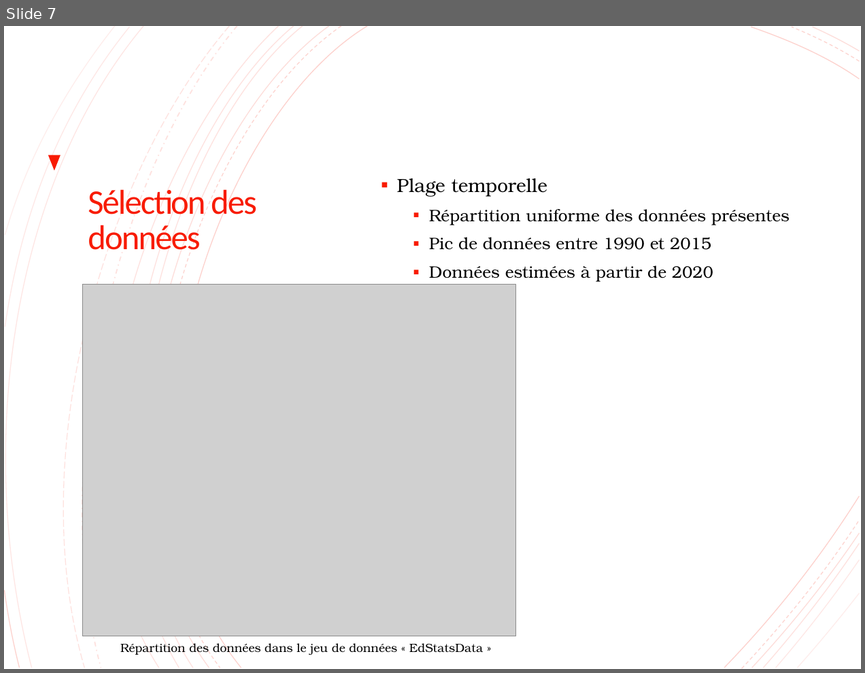
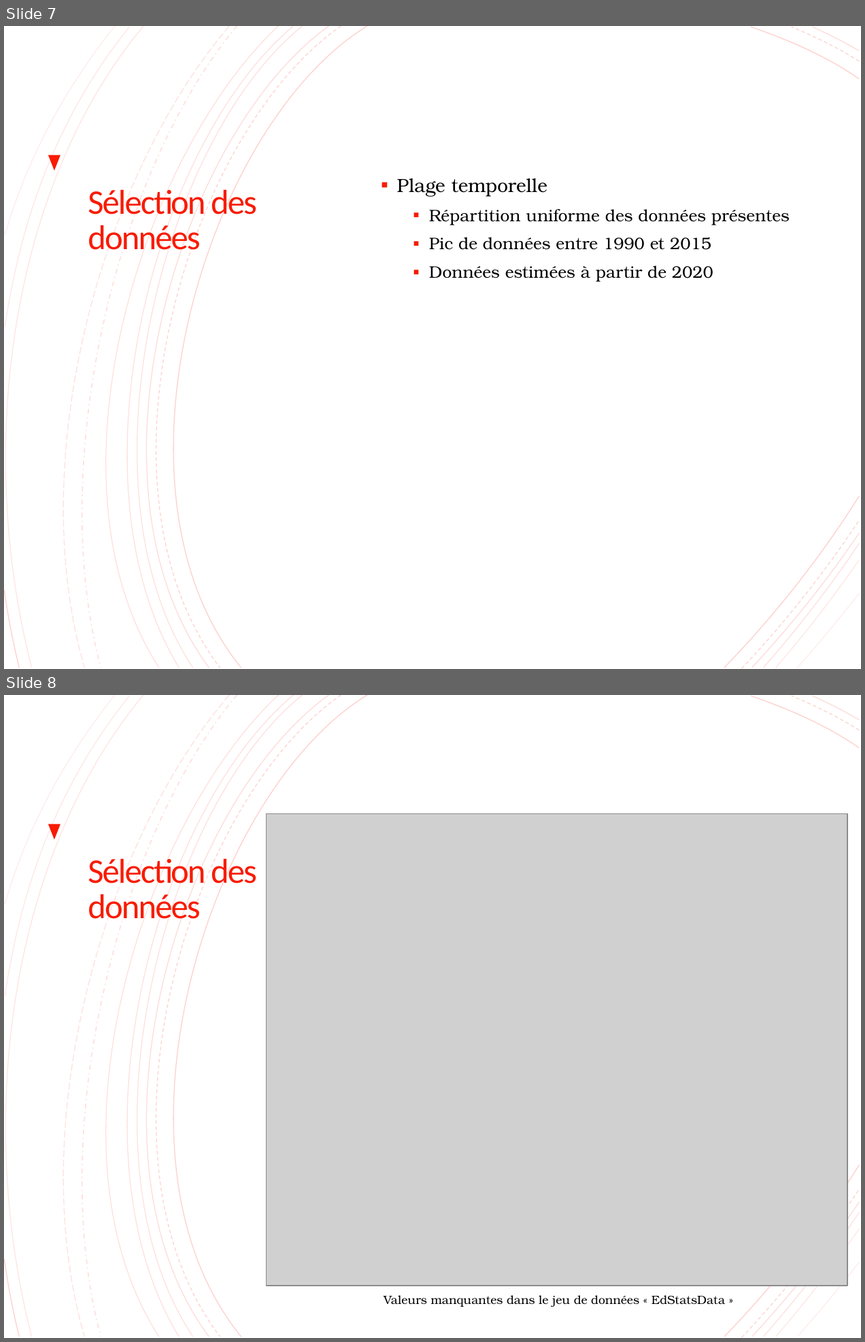
Before and after one commit to lalende/OpenClassRooms-Certification-Data-Scientist, a slide deck: Projet 2 - Analysez des données de systèmes éducatifs/Projet 2.pptx. Shown one above the other, each under a label of ours: slide 7 before the commit, slides 7 and 8 after it. The pictures are 865x673 and 865x1342 pixels, drawn with LibreOffice and Linux fonts; fonts in the diff are those of the drawing; grey boxes stand for pictures. Boxes give left, top, right and bottom in pixels: in the first picture for what was removed or moved away, otherwise in the second. Text is boxed around its words. In the diff, an @@ line names an element or a change of style, - is before the commit and + after.

```diff
--- a/Projet 2 - Analysez des données de systèmes éducatifs/Projet 2.pptx
+++ b/Projet 2 - Analysez des données de systèmes éducatifs/Projet 2.pptx
@@ slide 8 added at (4, 695, 861, 1338), background #FFFFFF; not listed: 20 template elements that a slide beside it also shows @@
@@ rectangle added at (4, 695, 861, 1338), fill #FFFFFF @@
@@ group added at (4, 695, 859, 1337): 21 freeform shapes @@
@@ picture added at (266, 813, 848, 1285) @@
@@ triangle added at (49, 824, 60, 839), fill #F81B02 @@
@@ title added at (88, 854, 257, 924), 29 pt, text #F81B02 @@
+Sélection des données
@@ text added at (383, 1295, 725, 1307), 10 pt, text #000000 @@
+Valeurs manquantes dans le jeu de données « EdStatsData »
@@ slide 7 changed as well @@
@@ freeform shape at (37, 26, 340, 668): outline redrawn @@
@@ picture removed at (83, 284, 515, 635) @@
@@ text removed at (120, 640, 483, 654) @@
-Répartition des données dans le jeu de données « EdStatsData »
```
Also in this commit, not shown: 17 other slides changed.
